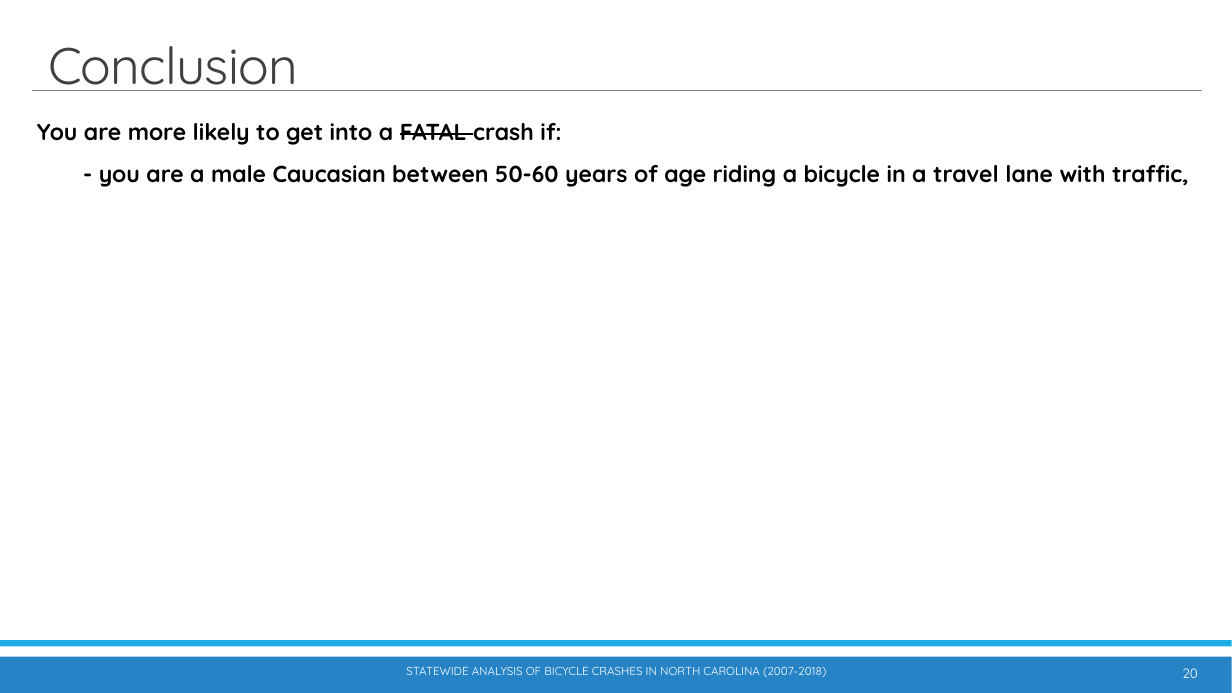
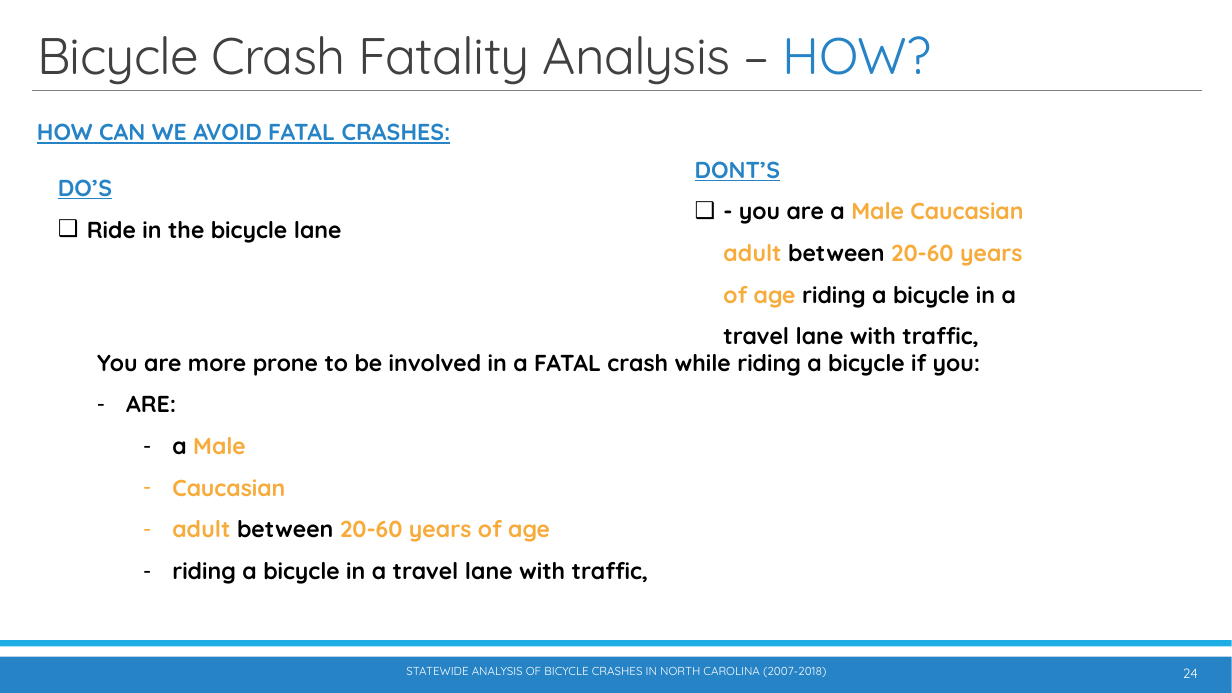
Before and after one commit to waghrayrashi/project-1, a slide deck: slide 24 of Project 1 - Group 2 - Statewide Bicycle Crash Analysis.pptx (slide 20 before the commit). Drawn at 1232x693 pixels with LibreOffice and Linux fonts; fonts in the diff are those of the drawing. Boxes give left, top, right and bottom in pixels: in the first picture for what was removed or moved away, otherwise in the second. Text is boxed around its words. In the diff, an @@ line names an element or a change of style, - is before the commit and + after.

```diff
--- a/Project 1 - Group 2 - Statewide Bicycle Crash Analysis.pptx
+++ b/Project 1 - Group 2 - Statewide Bicycle Crash Analysis.pptx
@@ title at [37,36,931,85]: text changed @@
-Conclusion
+Bicycle Crash Fatality Analysis – HOW?
@@ text at [37,123,451,144]: text changed; text colour #000000 to #2683C6 @@
-You are more likely to get into a FATAL crash if:
-- you are a male Caucasian between 50-60 years of age riding a bicycle in a travel lane with traffic,
+HOW CAN WE AVOID FATAL CRASHES:
@@ text added at [58,179,342,243], 18 pt, text #000000, bold @@
+DO’S
+❑ Ride in the bicycle lane
@@ text added at [695,161,1023,347], 18 pt, text #000000, bold @@
+DONT’S
+❑ - you are a Male Caucasian adult between 20-60 years of age riding a bicycle in a travel lane with traffic,
@@ text added at [97,354,980,584], 18 pt, text #000000, bold @@
+You are more prone to be involved in a FATAL crash while riding a bicycle if you:
+– ARE:
+  – a Male
+  – Caucasian
+  – adult between 20-60 years of age
+  – riding a bicycle in a travel lane with traffic,
@@ page number at [1183,668,1198,678]: text changed @@
-20
+24
```
Also in this commit, not shown: 13 other slides changed, 8 slides added, 18 other files.
